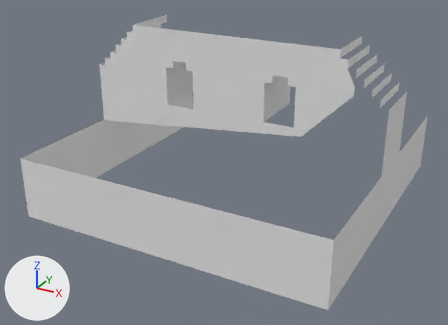
One commit to the OBJ model GenWorldGame/Assets/Voxels/Wall.obj: the scene before it, then after it.
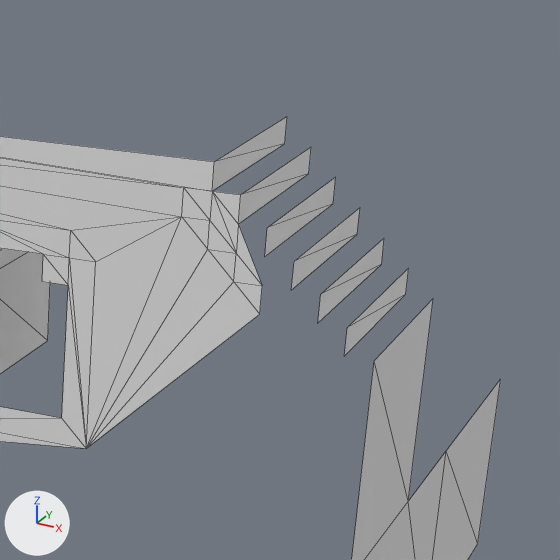
Each version is shown whole from a 50 mm lens placed at (3.527, -6.903, 3.796), pointed at (-0.083, -0.339, 0.514), then close up on the part from 61% to 99% of the width and 0% to 53% of the height. The lights are fixed; the arrows at lower left show +X, +Y and +Z. The close-ups show mesh edges as thin lines. Where no turn or scale is listed for an object, it has been applied to the vertices. Vertices at the same position are counted once.

In view in the first close-up: 'Untitled'.
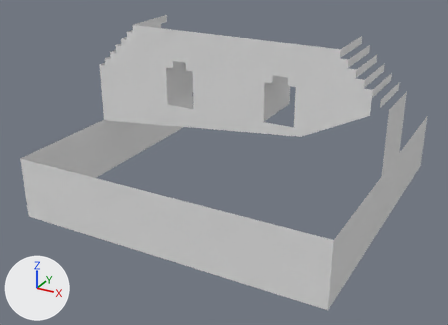
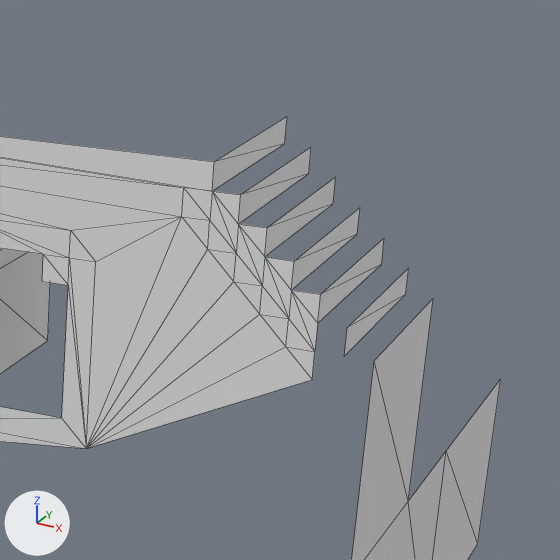
Commit message: block,elevator: use new hashtable implementation

Where the change shows, as pixel boxes (x1, y1, x2, y2) in the close-ups (560 x 560 px):
part 1 of me_untitled, added
    after: (87, 224, 321, 448)

Edits to the bpy script that builds the scene:
```text
Change me_untitled:
    used by ob_untitled; location = (0.0, 0.0, 0.0)
    remove me_untitled.from_pydata(...)  # 142 vertices, 170 faces; spans x -2.0..2.0, y -2.0..2.0, z 0.0..2.2
    add me_untitled.from_pydata(...)  # 146 vertices, 184 faces; spans x -2.0..2.0, y -2.0..2.0, z 0.0..2.2
    me_untitled part 1
    4 vertices are added at (1.7, -0.4, 1.6), (1.7, -0.4, 1.7), (1.8, -0.4, 1.5), (1.8, -0.4, 1.6)
    14 new faces join them
```
